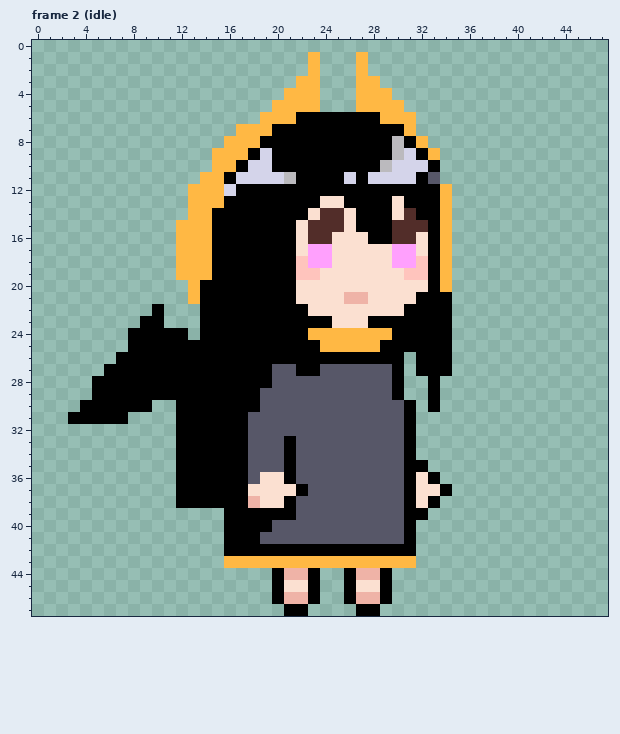
Pixel-art file -- saraqael/assets/ases/saraqael.ase. That is the earlier state.
48x48 pixels, 42 frames. Shown: frame 2 (idle). The commit also changed other frames, which this record leaves out.
The same view after the edit:
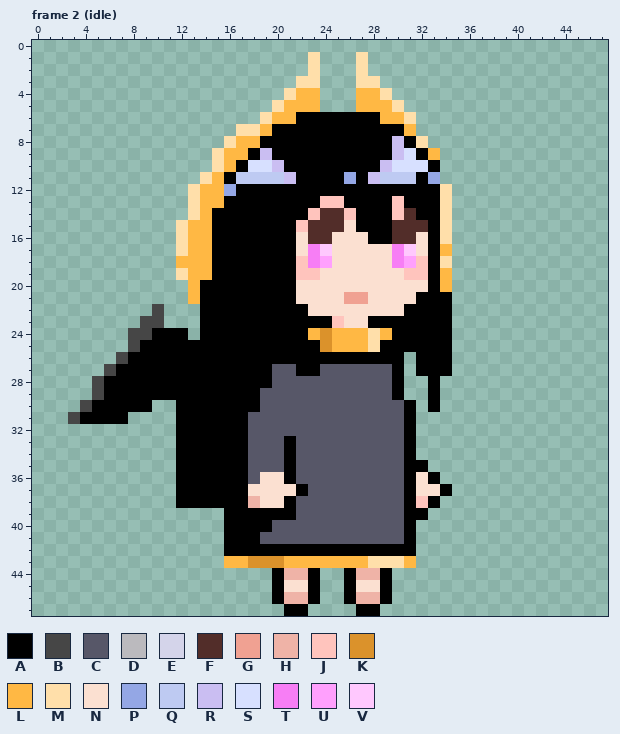
Palette (. is transparent): A #000000  B #464646  C #575768  D #bbbabe  E #d4d4ea  F #522d29  G #f0a192  H #efb3a7  J #ffc4bd  K #db922b  L #ffb844  M #ffdfaa  N #fbe0d1  P #94a7e5  Q #becaf2  R #cabef2  S #d7e0ff  T #f77ef5  U #ffa0fd  V #ffc8fe
Difference:
Frame 2 (idle), layer "Layer":
y 1..2: x 23 L -> M; x 27 L -> M
y 3: x 22..23 LL -> MM; x 27..28 LL -> MM
y 4: x 21 L -> M; x 29 L -> M
y 5: x 20 L -> M; x 30 L -> M
y 6: x 19 L -> M; x 31 L -> M
y 7: x 17..18 LL -> MM
y 8: x 16 L -> M; x 30 D -> R; x 32 L -> M
y 9: x 15 L -> M; x 19 E -> R; x 30..31 DE -> RS
y 10: x 15 L -> M; x 18..20 EEA -> SSR; x 29..32 DEEE -> RSSS
y 11: x 14 L -> M; x 17..21 EEEED -> QQQQR; x 26 E -> P; x 28..31 EEEE -> RQQQ; x 33 C -> P
y 12: x 13 L -> M; x 16 E -> P; x 34 L -> M
y 13: x 13 L -> M; x 24..25 NN -> JJ; x 30 N -> J; x 34 L -> M
y 14: x 13 L -> M; x 23 N -> J; x 26 N -> J; x 30 N -> J; x 34 L -> M
y 15: x 12 L -> M; x 22 N -> J; x 34 L -> M
y 16: x 12 L -> M; x 34 L -> M
y 17: x 12 L -> M; x 23..24 UU -> TV; x 30..31 UU -> TV
y 18: x 23 U -> T; x 30 U -> T; x 34 L -> M
y 19: x 12 L -> M
y 21: x 26..27 HH -> GG
y 22: x 10 A -> B
y 23: x 9..10 AA -> BB; x 25 N -> J
y 24: x 8..9 AA -> BB; x 24 L -> K; x 28 L -> M
y 25: x 8 A -> B; x 24 L -> K; x 28 L -> M
y 26: x 7 A -> B
y 27: x 6 A -> B
y 28..29: x 5 A -> B
y 30: x 4 A -> B
y 31: x 3 A -> B
y 38: x 32 N -> J
y 43: x 18..20 LLL -> KKK; x 28..30 LLL -> MMM
